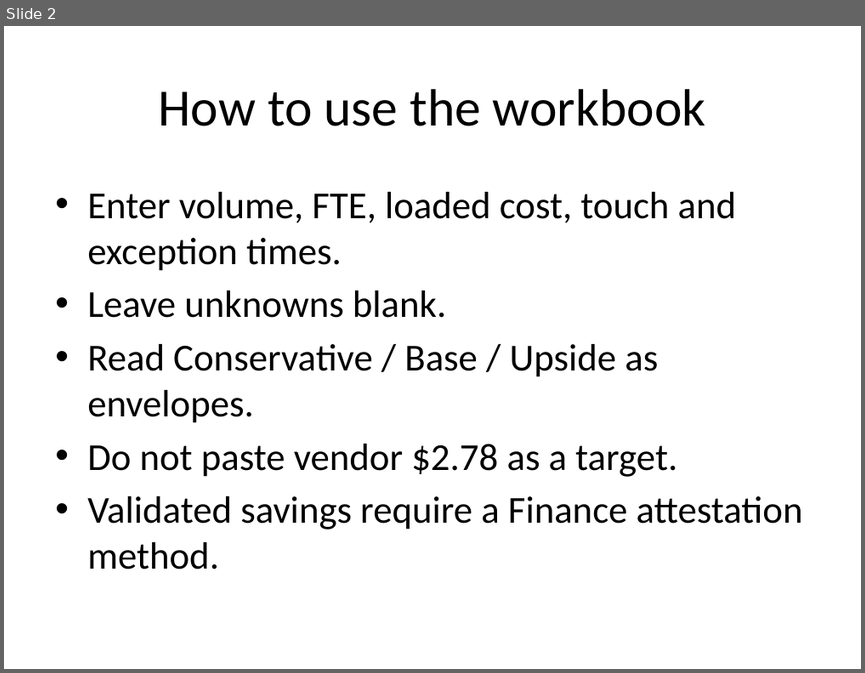
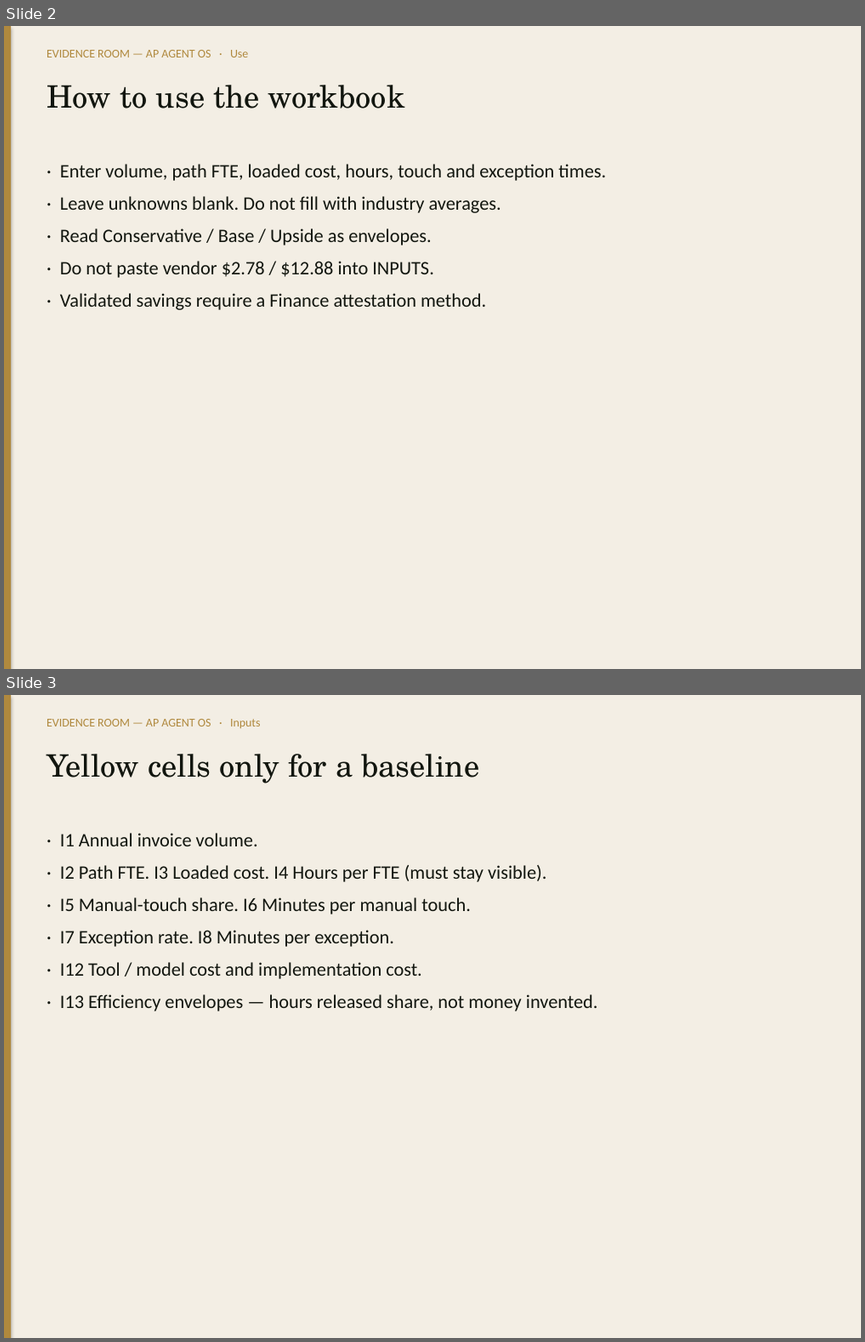
Before and after one commit to adamintelligenceai/Origin, a slide deck: evidence-room/04_AP_AGENT_OS_TEAM/Decks/ER_Business_Case_Deck.pptx. Shown one above the other, each under a label of ours: slide 2 before the commit, slides 2 and 3 after it. The pictures are 865x673 and 865x1342 pixels, drawn with LibreOffice and Linux fonts; fonts in the diff are those of the drawing. Boxes give left, top, right and bottom in pixels: in the first picture for what was removed or moved away, otherwise in the second. Text is boxed around its words. In the diff, an @@ line names an element or a change of style, - is before the commit and + after.

```diff
--- a/evidence-room/04_AP_AGENT_OS_TEAM/Decks/ER_Business_Case_Deck.pptx
+++ b/evidence-room/04_AP_AGENT_OS_TEAM/Decks/ER_Business_Case_Deck.pptx
@@ slide 3 added at (4,695,861,1338), background #FFFFFF @@
@@ rectangle added at (4,695,861,1338), fill #F3EEE4 @@
@@ rectangle added at (4,695,11,1338), fill #B0893E @@
@@ text added at (46,719,261,728), 10 pt, text #B0893E @@
+EVIDENCE ROOM — AP AGENT OS · Inputs
@@ text added at (46,754,479,783), 26 pt, text #12160F @@
+Yellow cells only for a baseline
@@ text added at (60,833,598,1011), 16 pt, text #12160F @@
+· I1 Annual invoice volume.
+· I2 Path FTE. I3 Loaded cost. I4 Hours per FTE (must stay visible).
+· I5 Manual-touch share. I6 Minutes per manual touch.
+· I7 Exception rate. I8 Minutes per exception.
+· I12 Tool / model cost and implementation cost.
+· I13 Efficiency envelopes — hours released share, not money invented.
@@ slide 2 changed as well @@
@@ rectangle added at (4,26,861,669), fill #F3EEE4 @@
@@ rectangle added at (4,26,11,669), fill #B0893E @@
@@ text added at (46,50,248,57), 10 pt, text #B0893E @@
+EVIDENCE ROOM — AP AGENT OS · Use
@@ text "How to use the workbook": place and size @@
-text "How to use the workbook" at (159,89,706,126)
+text "How to use the workbook" at (46,85,405,108)
@@ text "How to use the workbook" at (46,85,405,108): size 44 to 26 pt, font Calibri to TeX Gyre Schola, text colour #000000 to #12160F; alignment centre to left; vertical alignment middle to top @@
@@ text at (60,164,606,310): text changed; size 32 to 16 pt; text colour #000000 to #12160F @@
-• Enter volume, FTE, loaded cost, touch and exception times.
-• Leave unknowns blank.
-• Read Conservative / Base / Upside as envelopes.
-• Do not paste vendor $2.78 as a target.
-• Validated savings require a Finance attestation method.
+· Enter volume, path FTE, loaded cost, hours, touch and exception times.
+· Leave unknowns blank. Do not fill with industry averages.
+· Read Conservative / Base / Upside as envelopes.
+· Do not paste vendor $2.78 / $12.88 into INPUTS.
+· Validated savings require a Finance attestation method.
```
Also in this commit, not shown: 1 other slide changed, 5 other slides added, 55 other files.
